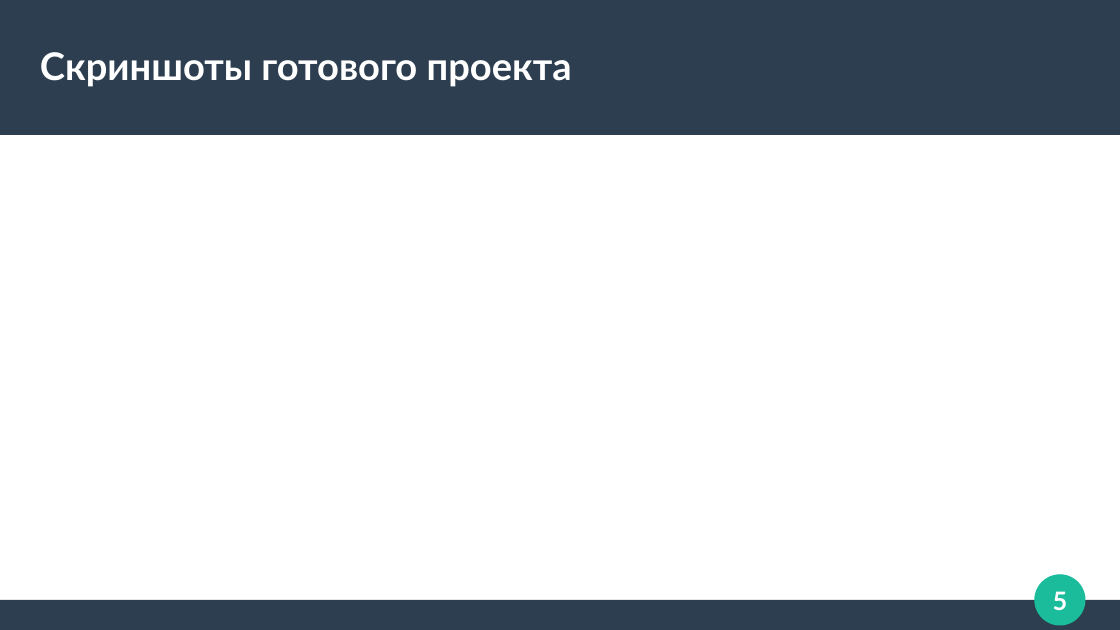
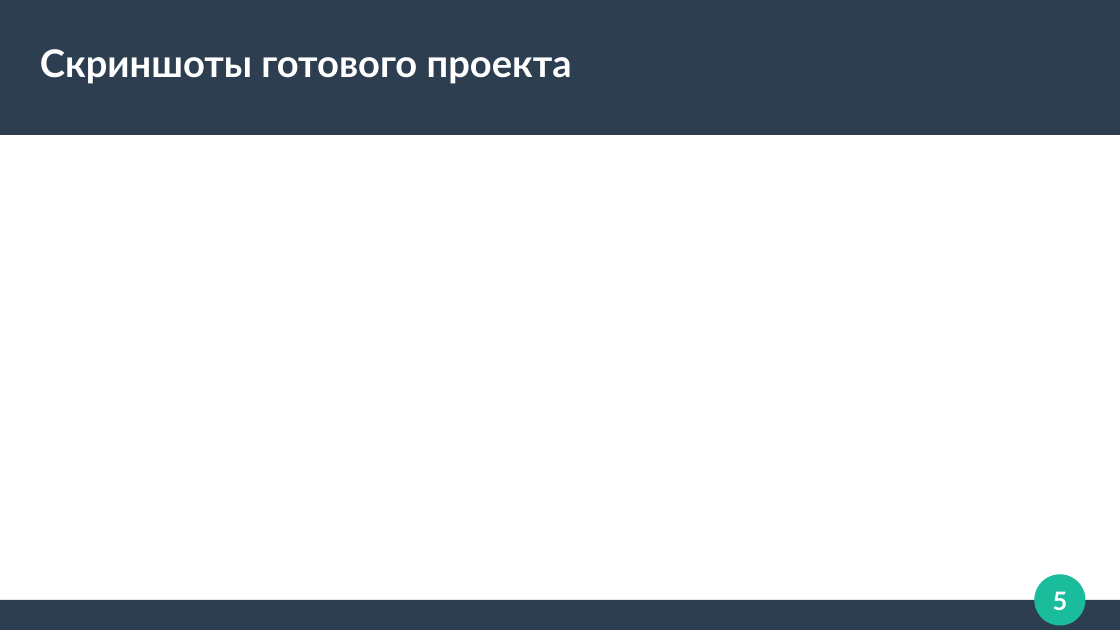
Before and after one commit to dast3rr/pygameproject_2DPlaformer, a slide deck: slide 5 of doc/презентация.pptx. Drawn at 1120x630 pixels with LibreOffice and Linux fonts; fonts in the diff are those of the drawing. Boxes give left, top, right and bottom in pixels: in the first picture for what was removed or moved away, otherwise in the second. Text is boxed around its words. In the diff, an @@ line names an element or a change of style, - is before the commit and + after.

```diff
--- a/doc/презентация.pptx
+++ b/doc/презентация.pptx
@@ title "Скриншоты готового проекта" at [40,49,572,84]: line spacing 1 to 0.9 @@
```
Also in this commit, not shown: 3 other slides changed, 3 slides added, 3 slides removed, 5 other files.
